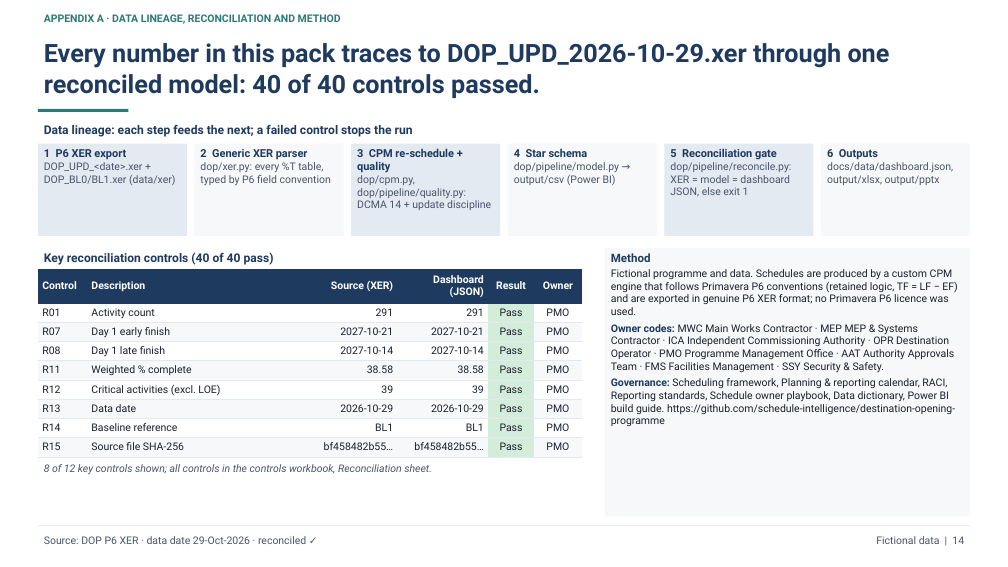
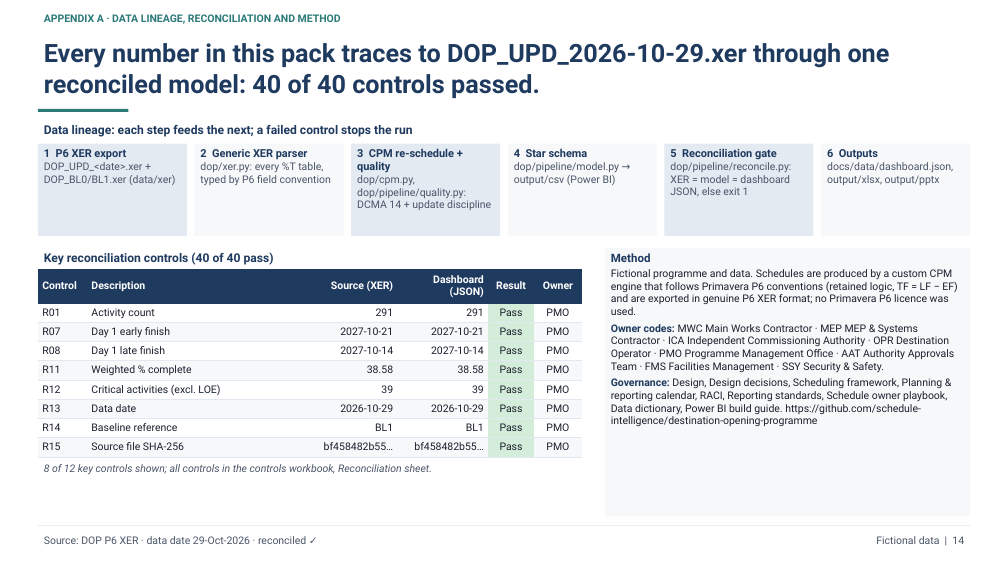
Before and after one commit to schedule-intelligence/destination-opening-programme, a slide deck: slide 14 of docs/downloads/DOP_monthly_pack_2026-10-29.pptx. Drawn at 1008x567 pixels with LibreOffice and Linux fonts; fonts in the diff are those of the drawing. Boxes give left, top, right and bottom in pixels: in the first picture for what was removed or moved away, otherwise in the second. Text is boxed around its words. In the diff, an @@ line names an element or a change of style, - is before the commit and + after.

```diff
--- a/docs/downloads/DOP_monthly_pack_2026-10-29.pptx
+++ b/docs/downloads/DOP_monthly_pack_2026-10-29.pptx
@@ text in rectangle at <box>611,378,947,426</box>: text changed @@
-Governance: Scheduling framework, Planning & reporting calendar, RACI, Reporting standards, Schedule owner playbook, Data dictionary, Power BI build guide. https://github.com/schedule-intelligence/destination-opening-programme
+Governance: Design, Design decisions, Scheduling framework, Planning & reporting calendar, RACI, Reporting standards, Schedule owner playbook, Data dictionary, Power BI build guide. https://github.com/schedule-intelligence/destination-opening-programme
```
Also in this commit, not shown: 1 other slide changed, 37 other files.
